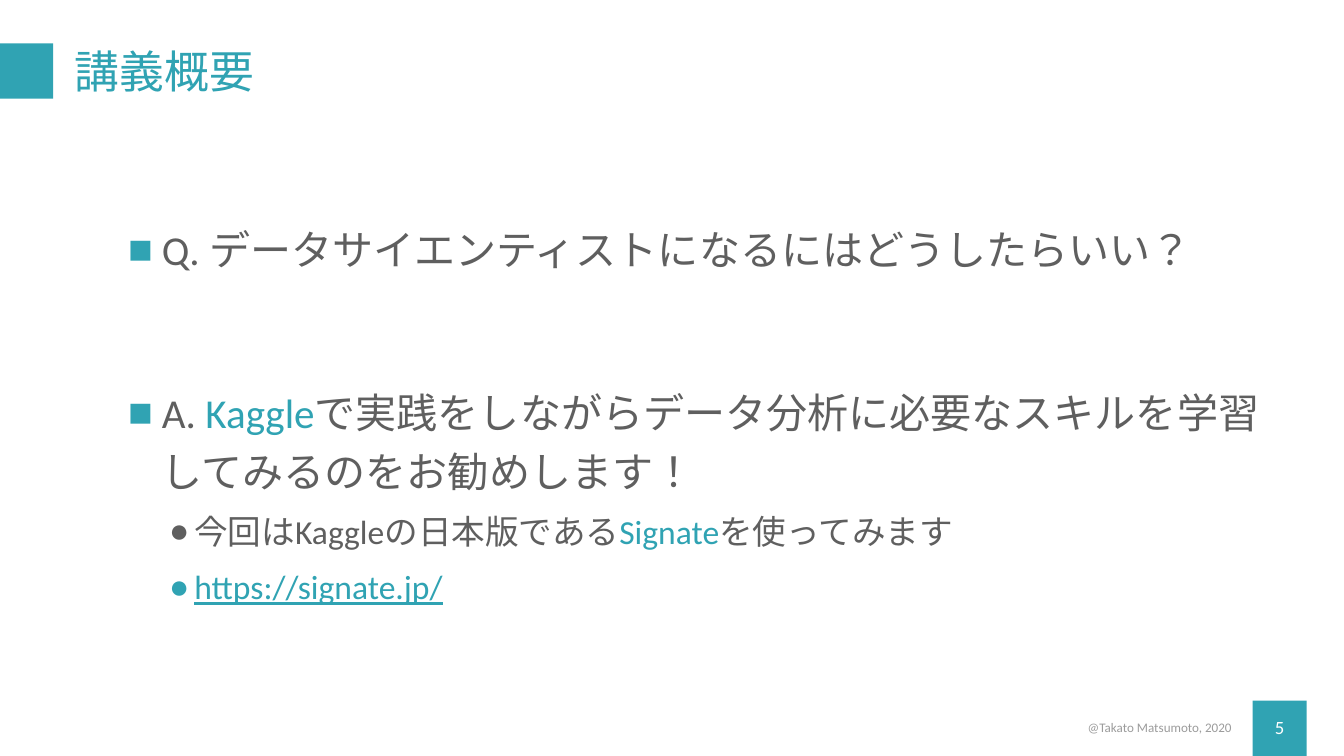
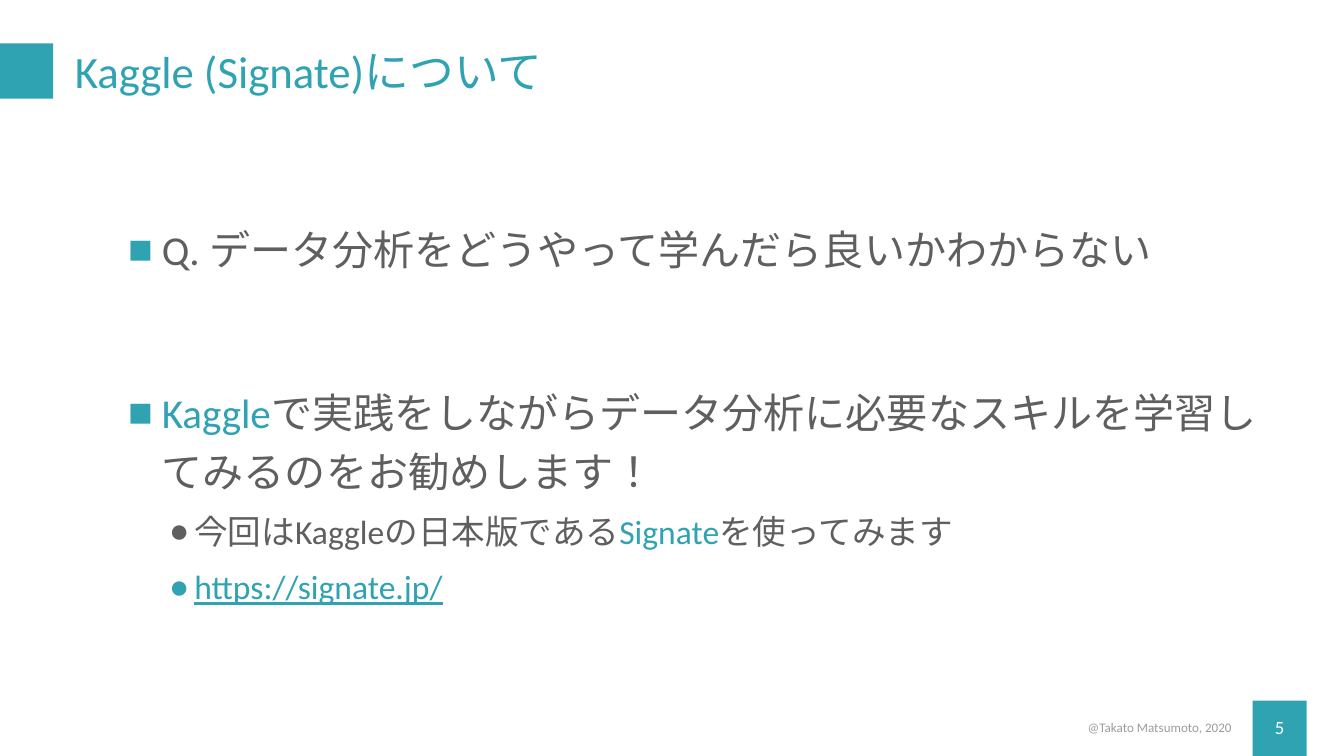
Before and after one commit to TakatoMatsumoto/data_policy_studies, a slide deck: slide 5 of chapter_2/pptx/1_intro.pptx. Drawn at 1344x756 pixels with LibreOffice and Linux fonts; fonts in the diff are those of the drawing. Boxes give left, top, right and bottom in pixels: in the first picture for what was removed or moved away, otherwise in the second. Text is boxed around its words. In the diff, an @@ line names an element or a change of style, - is before the commit and + after.

```diff
--- a/chapter_2/pptx/1_intro.pptx
+++ b/chapter_2/pptx/1_intro.pptx
@@ title at (75,54,542,96): text changed @@
-講義概要
+Kaggle (Signate)について
@@ text at (162,230,1151,271): text changed @@
-■ Q. データサイエンティストになるにはどうしたらいい？
-■ A. Kaggleで実践をしながらデータ分析に必要なスキルを学習してみるのをお勧めします！
+■ Q. データ分析をどうやって学んだら良いかわからない
+■ Kaggleで実践をしながらデータ分析に必要なスキルを学習してみるのをお勧めします！
```
Also in this commit, not shown: 10 other slides changed, 1 slide added, 1 slide removed, 30 other files.
